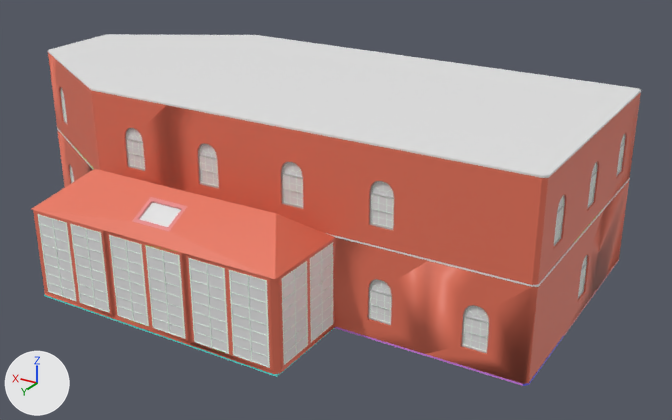
The FBX model Project-II/Assets/!Models/VR_House/mdl_VR_House04.fbx as it was, and as the next commit left it.
Rendered twice from a 50 mm lens placed at (-22.8, 34.5, 19.3), pointed at (-2.9, 1.2, 2.7). The lights are fixed; the arrows at lower left show +X, +Y and +Z. Where no turn or scale is listed for an object, it has been applied to the vertices. Vertices at the same position are counted once.

Names of what the first picture shows: 'Basic_Wall_01.041', 'Basic_Wall_01.111', 'Basic_Wall_01.116', 'Basic_Wall_01.123'.
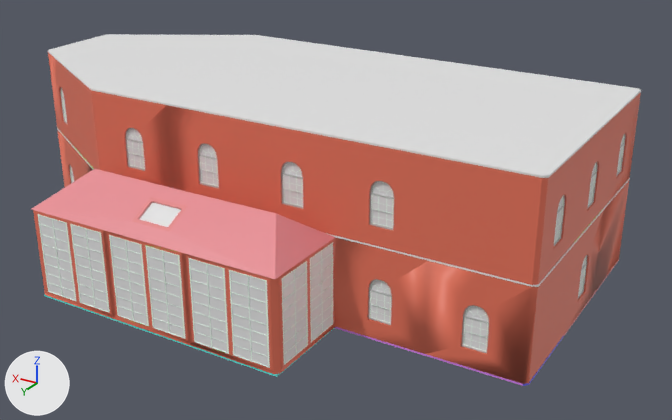
Commit message: New Material Assign VR House

The edits, one by one:
me_plane_223 has 3344 vertices, 3317 faces and spans x -20.3..7.2, y -6.2..10.3, z 0.0..5.4.
me_plane_223 is used by ob_basic_wall_01_116; location (6.32, 0.07, -0.02).
me_plane_223 part 1: 16 of the faces centred in x -11.7..-0.3, y 7.1..10.1, z 4.2..5.3 switch from mat_wall_outside (red #e7745b) to mat_floor_04 (pink #e78e93).
me_plane_223 now uses material mat_floor_01 (cyan #66e7e1).
me_plane_223 now uses material mat_floor_02 (blue #766ce7).
me_plane_223 now uses material mat_floor_05 (yellow #e0e772).
me_plane_223 now uses material mat_floor_06 (green #87e76f).

Where the change shows, as pixel boxes (x1, y1, x2, y2) in the pictures (672 x 420 px):
part 1 of me_plane_223, recoloured (red to pink)
    both: (31, 169, 335, 279)
